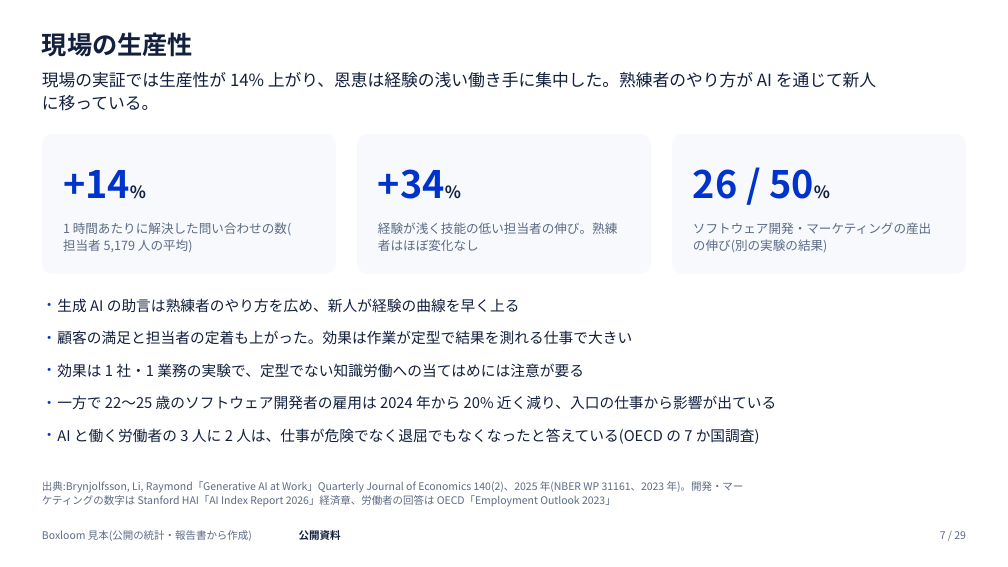
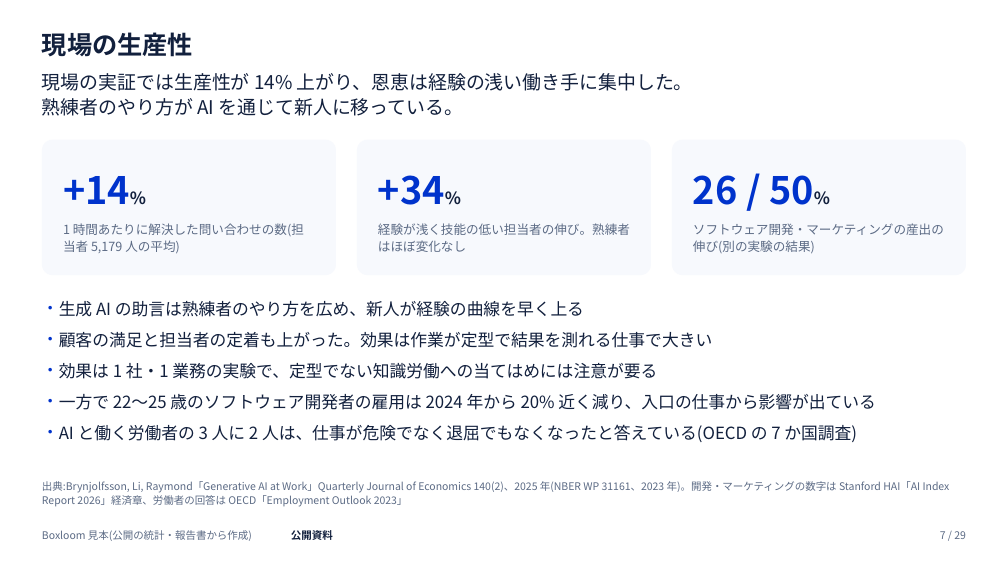
Before and after one commit to tjst-t/boxloom, a slide deck: slide 7 of boxloom/out/ai_society_light.pptx. Drawn at 1008x567 pixels with LibreOffice and Linux fonts; fonts in the diff are those of the drawing. Boxes give left, top, right and bottom in pixels: in the first picture for what was removed or moved away, otherwise in the second. Text is boxed around its words. In the diff, an @@ line names an element or a change of style, - is before the commit and + after.

```diff
--- a/boxloom/out/ai_society_light.pptx
+++ b/boxloom/out/ai_society_light.pptx
@@ text at [42, 73, 693, 116]: text changed; size 16 to 18 pt @@
-現場の実証では生産性が 14% 上がり、恩恵は経験の浅い働き手に集中した。熟練者のやり方が AI を通じて新人
-に移っている。
+現場の実証では生産性が 14% 上がり、恩恵は経験の浅い働き手に集中した。
+熟練者のやり方が AI を通じて新人に移っている。
@@ rounded rectangle: place and size @@
-rounded rectangle at [42, 134, 337, 274]
+rounded rectangle at [42, 140, 337, 275]
@@ rounded rectangle: place and size @@
-rounded rectangle at [357, 134, 651, 274]
+rounded rectangle at [357, 140, 651, 275]
@@ proportions changed in 3 elements at [42, 140, 337, 275], [357, 140, 651, 275], [672, 140, 966, 275] @@
@@ rounded rectangle: place and size @@
-rounded rectangle at [672, 134, 966, 274]
+rounded rectangle at [672, 140, 966, 275]
@@ 3 texts: place and size @@
-3 texts at [63, 169, 814, 199]
+3 texts at [63, 175, 814, 205]
@@ text at [63, 223, 304, 254]: text changed @@
-1 時間あたりに解決した問い合わせの数(
-担当者 5,179 人の平均)
+1 時間あたりに解決した問い合わせの数(担当者 5,179 人の平均)
@@ text at [378, 223, 630, 252]: text changed @@
-経験が浅く技能の低い担当者の伸び。熟練
-者はほぼ変化なし
+経験が浅く技能の低い担当者の伸び。熟練者はほぼ変化なし
@@ text at [693, 223, 944, 254]: text changed @@
-ソフトウェア開発・マーケティングの産出
-の伸び(別の実験の結果)
+ソフトウェア開発・マーケティングの産出の伸び(別の実験の結果)
@@ text at [59, 301, 584, 317]: size 14 to 16 pt in "生成 AI の助言は熟練者のやり方を広め、新人が経験の曲線を早く上る"; indent changed; line spacing 18.9pt to 21.6pt @@
@@ text removed at [57, 330, 632, 345] @@
-・ 顧客の満足と担当者の定着も上がった。効果は作業が定型で結果を測れる仕事で大きい
@@ text at [59, 332, 876, 442]: paragraphs added @@
+・ 顧客の満足と担当者の定着も上がった。効果は作業が定型で結果を測れる仕事で大きい
+・ 効果は 1 社・1 業務の実験で、定型でない知識労働への当てはめには注意が要る
+・ 一方で 22〜25 歳のソフトウェア開発者の雇用は 2024 年から 20% 近く減り、入口の仕事から影響が出ている
+・ AI と働く労働者の 3 人に 2 人は、仕事が危険でなく退屈でもなくなったと答えている(OECD の 7 か国調査)
@@ text removed at [57, 363, 584, 378] @@
-・ 効果は 1 社・1 業務の実験で、定型でない知識労働への当てはめには注意が要る
@@ text removed at [57, 395, 776, 410] @@
-・ 一方で 22〜25 歳のソフトウェア開発者の雇用は 2024 年から 20% 近く減り、入口の仕事から影響が出ている
@@ text removed at [57, 428, 760, 444] @@
-・ AI と働く労働者の 3 人に 2 人は、仕事が危険でなく退屈でもなくなったと答えている(OECD の 7 か国調査)
@@ text at [42, 481, 950, 507]: text changed @@
-出典:Brynjolfsson, Li, Raymond「Generative AI at Work」Quarterly Journal of Economics 140(2)、2025 年(NBER WP 31161、2023 年)。開発・マー
-ケティングの数字は Stanford HAI「AI Index Report 2026」経済章、労働者の回答は OECD「Employment Outlook 2023」
+出典:Brynjolfsson, Li, Raymond「Generative AI at Work」Quarterly Journal of Economics 140(2)、2025 年(NBER WP 31161、2023 年)。開発・マーケティングの数字は Stanford HAI「AI Index Report 2026」経済章、労働者の回答は OECD「Employment Outlook 2023」
@@ text "公開資料" rewrapped from [299, 530, 341, 540] to [291, 528, 333, 542] @@
```
Also in this commit, not shown: 28 other slides changed, 32 other files.
